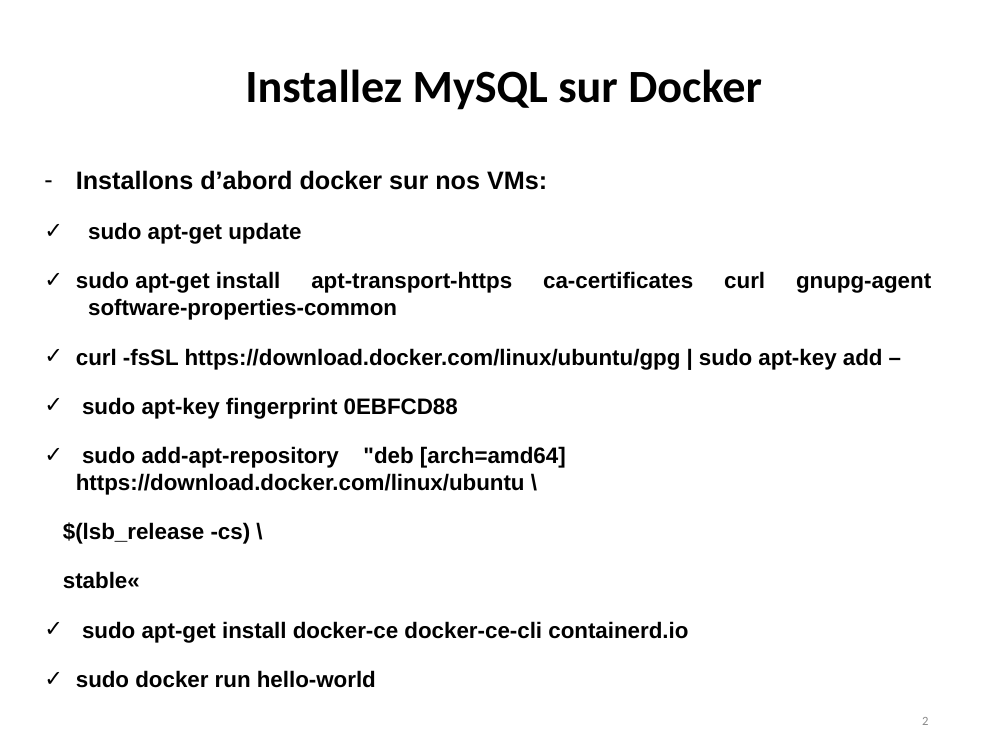
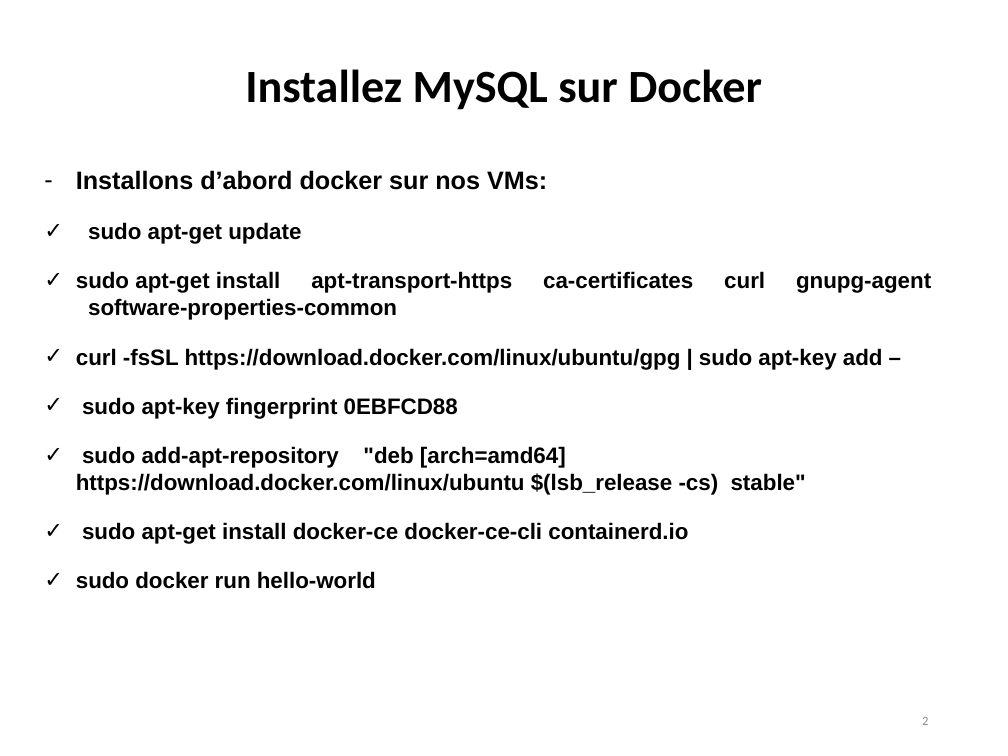
Before and after one commit to hosniah/mysql-labs, a slide deck: slide 2 of Administration MYSQL.pptx. Drawn at 1008x756 pixels with LibreOffice and Linux fonts; fonts in the diff are those of the drawing. Boxes give left, top, right and bottom in pixels: in the first picture for what was removed or moved away, otherwise in the second. Text is boxed around its words. In the diff, an @@ line names an element or a change of style, - is before the commit and + after.

Commit message:
updated version of slides

```diff
--- a/Administration MYSQL.pptx
+++ b/Administration MYSQL.pptx
@@ text at bbox=[76, 446, 806, 495]: text changed @@
-✓ sudo add-apt-repository "deb [arch=amd64] https://download.docker.com/linux/ubuntu \
-$(lsb_release -cs) \
-stable«
+✓ sudo add-apt-repository "deb [arch=amd64] https://download.docker.com/linux/ubuntu $(lsb_release -cs) stable"
```
Also in this commit, not shown: 1 other slide changed, 24 slides added.
